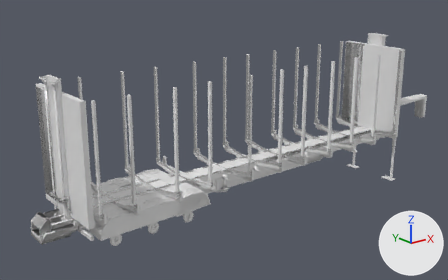
The FBX model log_trailer/meshes/trucks/tuning/main.fbx: old version first, new version second.
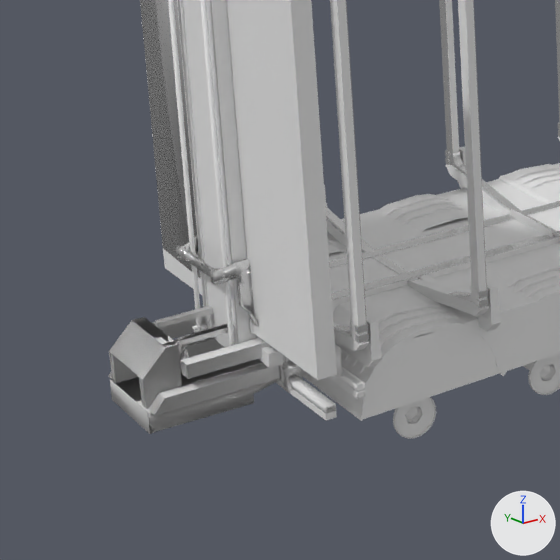
The first picture shows the older version from a 50 mm lens placed at (-0.1786, -0.1535, 0.081), pointed at (-0.0481, 0.0096, 0.0158). The close-ups show both versions on the part from 0% to 35% of the width and 44% to 100% of the height of that picture; other places that the commit changed are outside them. Every picture has the same lights, and +X, +Y and +Z are marked at lower right. Where no turn or scale is listed for an object, it has been applied to the vertices. Vertices at the same position are counted once.

In view in the first close-up: 'cdt_Body.008', 'cdt_Hitch', 'cdt_Lift.004', 'cdt_RootNode.005', 'hitch', 'lift.002', 'main.004'.
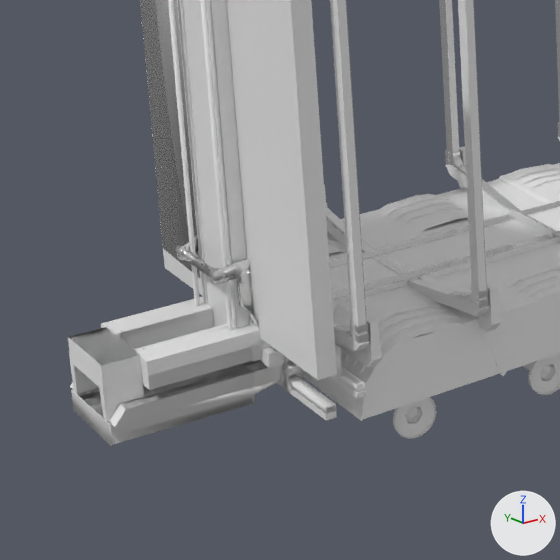
Boxes [x1, y1, x2, y2] around the edits, measured in the close-ups (560 x 560 px; the box of a moved part takes in the faces that stretch with it):
'cdt_Hitch', reshaped, moved
    before: [109, 316, 280, 434]
    after: [68, 297, 265, 446]
'hitch', reshaped
    before: [108, 306, 280, 433]
    after: [69, 307, 281, 445]
part 1 of me_cube_927, deleted
    before: [109, 316, 280, 434]
part 2 of me_cube_927, added
    after: [68, 297, 265, 446]
part 3 of me_cube_028, moved or reshaped (not visible afterwards)
    before: [180, 345, 189, 366]
part 4 of me_cube_028, rebuilt
    before: [148, 382, 267, 433]
    after: [73, 361, 279, 445]
part 5 of me_cube_028, rebuilt (not visible afterwards)
    before: [108, 339, 214, 377]
part 6 of me_cube_028, rebuilt (33% wider, 32% taller)
    before: [156, 365, 280, 414]
    after: [116, 362, 281, 427]
part 7 of me_cube_028, rebuilt
    before: [181, 338, 269, 379]
    after: [149, 342, 272, 390]
part 8 of me_cube_028, added
    after: [69, 327, 144, 420]
part 9 of me_cube_028, cut back
    before: [109, 306, 235, 409]
    after: [121, 307, 234, 338]

The change in detail:
me_cube_927 is used by ob_cdt_hitch; location (0.0, 0.0, 0.0).
me_cube_927 had 578 vertices, 599 faces and spanned x -0.12193..-0.1103, y -0.00448..0.00439, z 0.00371..0.01012.
me_cube_927 now has 82 vertices, 63 faces and spans x -0.00644..0.00757, y -0.00448..0.00439, z 0.00371..0.01012.
me_cube_927 part 1: 578 vertices removed from x -0.12193..-0.1103, y -0.00448..0.00439, z 0.00371..0.01012.
me_cube_927 part 2: 82 vertices added at x -0.00644..0.00757, y -0.00448..0.00439, z 0.00371..0.01012.
me_cube_028 is used by ob_hitch; location (0.0, 0.0, 0.0).
me_cube_028 had 578 vertices, 598 faces and spanned x -0.12193..-0.1103, y -0.00448..0.00439, z 0.00371..0.01012.
me_cube_028 now has 842 vertices, 836 faces and spans x -0.12496..0.05397, y -0.00462..0.00454, z 0.00371..0.04796.
me_cube_028 part 3: the loose piece of 28 vertices spanning x -0.11889..-0.11774, y -0.00243..-0.00181, z 0.00778..0.00926 is moved by (-0.00303, 0.0, 0.0).
me_cube_028 part 4: the loose piece of 22 vertices spanning x -0.12192..-0.11115, y -0.00383..0.00357, z 0.00371..0.00557 is rebuilt with 34 vertices and now spans x -0.12494..-0.11115, y -0.00401..0.00376, z 0.00371..0.00557.
me_cube_028 part 5: the loose piece of 8 vertices spanning x -0.12174..-0.11141, y 0.00322..0.00439, z 0.00549..0.00665 is rebuilt with 16 vertices and now spans x -0.12477..-0.11141, y 0.00308..0.00454, z 0.00546..0.00677.
me_cube_028 part 6: the loose piece of 8 vertices spanning x -0.12174..-0.11141, y -0.00448..-0.00331, z 0.00549..0.00665 is rebuilt with 16 vertices and now spans x -0.12477..-0.11141, y -0.00462..-0.00321, z 0.00545..0.00675.
me_cube_028 part 7: the loose piece of 8 vertices spanning x -0.11886..-0.11095, y -0.00448..-0.00331, z 0.00766..0.00882 is rebuilt with 16 vertices and now spans x -0.12189..-0.11095, y -0.00462..-0.00321, z 0.00762..0.00892.
me_cube_028 part 8: a new loose piece of 28 vertices spanning x -0.12496..-0.12188, y -0.00329..0.0032, z 0.00558..0.01012, in mat_hitch_mat (white #e7e7e7).
me_cube_028 part 9: 36 vertices removed from x -0.12193..-0.1181, y -0.00329..0.0032, z 0.00558..0.01012; 8 vertices added at x -0.12139..-0.12113, y -0.00241..0.00235, z 0.00953..0.00996.
Object 'cdt_Hitch' (ob_cdt_hitch) moves from (0.0, 0.0, 0.0) to (-0.1186, 0.0, 0.0).
